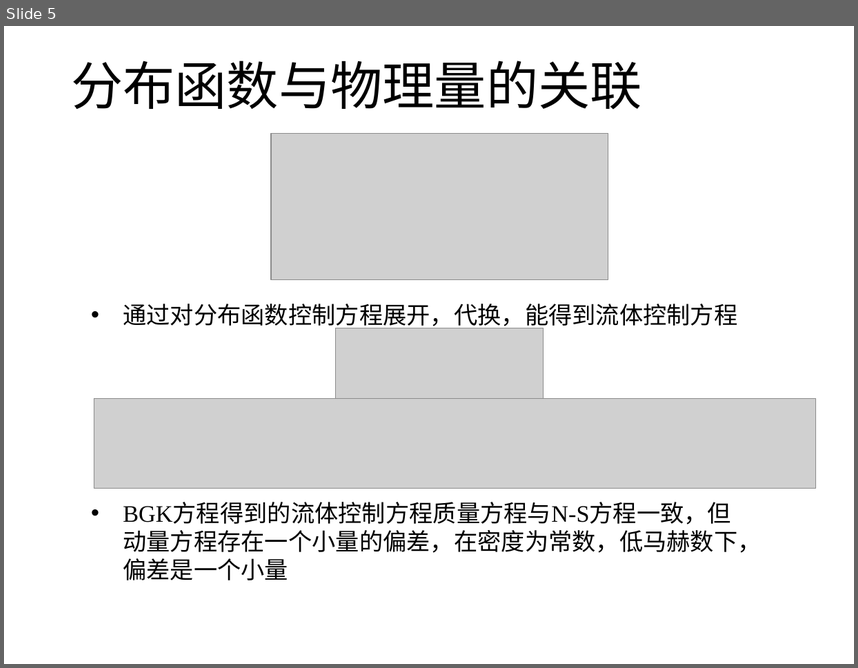
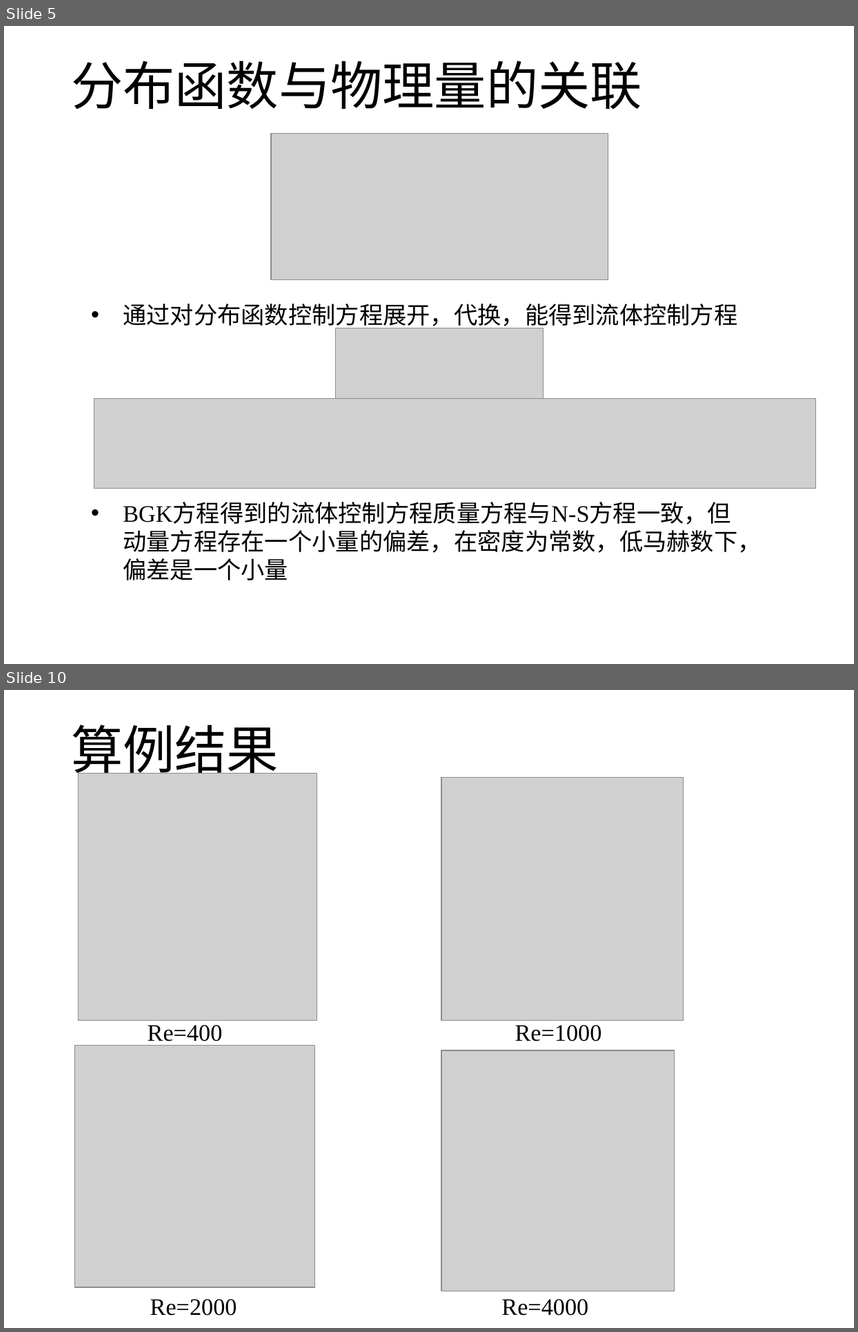
Before and after one commit to hohiroki/homework, a slide deck: NO2/bolzmann.pptx. Shown one above the other, each under a label of ours: slide 5 before the commit, slides 5 and 10 after it; the slides between them are not shown. The pictures are 858x668 and 858x1332 pixels, drawn with LibreOffice and Linux fonts; fonts in the diff are those of the drawing; grey boxes stand for pictures. Boxes give left, top, right and bottom in pixels: in the first picture for what was removed or moved away, otherwise in the second. Text is boxed around its words. In the diff, an @@ line names an element or a change of style, - is before the commit and + after.

```diff
--- a/NO2/bolzmann.pptx
+++ b/NO2/bolzmann.pptx
@@ slide 10 added at [4, 690, 854, 1328], background #FFFFFF @@
@@ title added at [71, 724, 279, 782], 44 pt, text #000000 @@
+算例结果
@@ picture added at [78, 773, 317, 1020] @@
@@ picture added at [441, 778, 684, 1021] @@
@@ text added at [148, 1025, 223, 1045], 20 pt, text #000000 @@
+Re=400
@@ text added at [515, 1025, 602, 1041], 20 pt, text #000000 @@
+Re=1000
@@ picture added at [74, 1045, 315, 1288] @@
@@ picture added at [441, 1050, 675, 1291] @@
@@ text added at [150, 1299, 237, 1315], 20 pt, text #000000 @@
+Re=2000
@@ text added at [501, 1299, 588, 1315], 20 pt, text #000000 @@
+Re=4000
```
Also in this commit, not shown: 2 slides changed, 3 other slides added, 1 slide removed, 27 other files.
